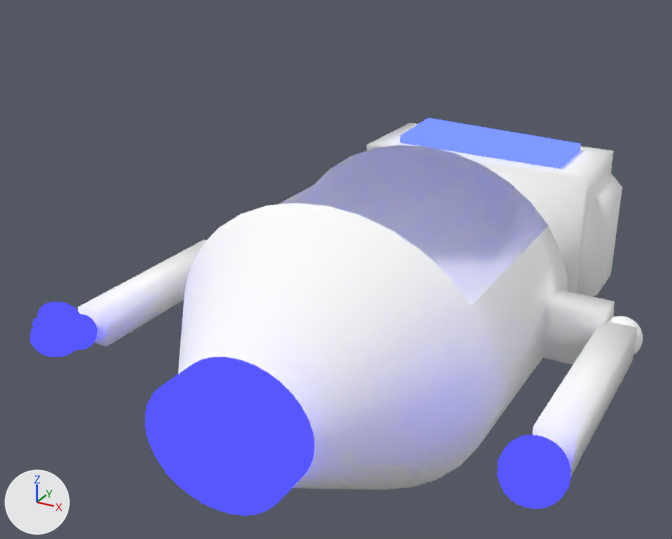
A saved change to the Blender file actividad_robots/ActividadRobotsUnity/Assets/Models/Robots/robot.blend.
Both versions are drawn from a 50 mm camera at (4.63, -8.72, 5.15) aimed at (-0.68, 0.94, 0.33). The lights are fixed; the arrows at lower left show +X, +Y and +Z.

Before the edit, the objects in view are built like this:
```python
me_cylinder = bpy.data.meshes.new('Cylinder')
me_cylinder.from_pydata(...)  # 3263 vertices, 3131 faces; spans x -1.54..1.56, y -1.0..1.0, z -1.48..3.25
me_cylinder.polygons.foreach_set('use_smooth', [True] * 3131)
# faces by material slot: [1323, 1801, 7]
me_cylinder.materials.append(mat_metal)  # white #ffffff
me_cylinder.materials.append(mat_material_002)  # blue #2625ff
me_cylinder.materials.append(mat_pantalla)  # dark blue #283272
ob_body = bpy.data.objects.new('Body', me_cylinder)
ob_body.location = (0.0, 0.0, 0.0)
ob_body.rotation_euler = (-1.578, 0.0, 0.0)  # degrees (-90, 0, 0)
ob_body.scale = (2.03, 1.77, 1.85)
```
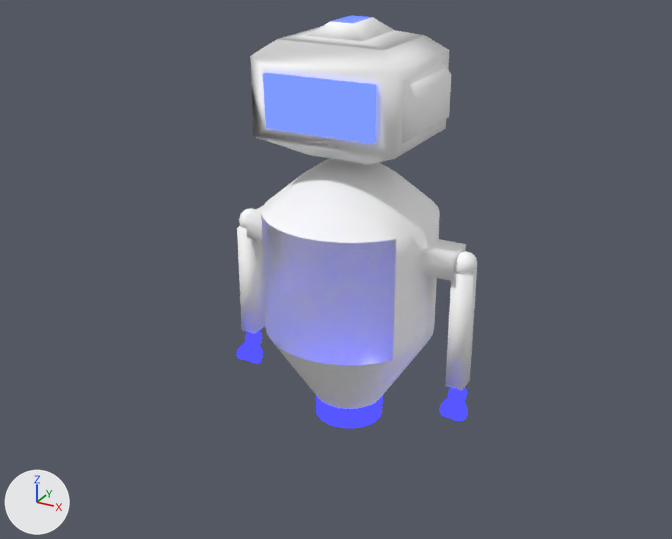
Where the newer file only moved an object's origin or applied its transform, the numbers keep the older frame.

Pixel boxes (x1, y1, x2, y2) of what changed, in the pictures (672 x 539 px; the box of a moved part takes in the faces that stretch with it):
'Body', reshaped (61% narrower): before (30, 118, 643, 515); after (237, 16, 477, 428)
part 1 of me_cylinder, moved or reshaped: before (178, 145, 614, 490); after (246, 159, 466, 409)
part 2 of me_cylinder, moved or reshaped: before (145, 357, 315, 515); after (316, 395, 382, 428)
part 3 of me_cylinder, moved or reshaped: before (367, 123, 622, 297); after (250, 16, 451, 165)
part 4 of me_cylinder, moved or reshaped: before (30, 302, 85, 357); after (237, 343, 263, 363)
part 5 of me_cylinder, moved or reshaped: before (61, 314, 97, 350); after (245, 331, 262, 345)
part 6 of me_cylinder, moved or reshaped: before (78, 240, 207, 347); after (237, 226, 265, 334)
part 7 of me_cylinder, moved or reshaped (not visible before): after (239, 208, 255, 229)
part 8 of me_cylinder, moved or reshaped (not visible afterwards): before (523, 451, 556, 488)
part 9 of me_cylinder, moved or reshaped: before (498, 445, 570, 502); after (441, 398, 467, 416)
part 10 of me_cylinder, moved or reshaped (not visible afterwards): before (522, 458, 559, 489)
part 11 of me_cylinder, moved or reshaped: before (498, 456, 566, 508); after (451, 416, 467, 421)
part 12 of me_cylinder, moved or reshaped: before (503, 435, 571, 487); after (439, 399, 467, 419)
part 13 of me_cylinder, moved or reshaped: before (525, 450, 559, 473); after (448, 388, 467, 401)
part 14 of me_cylinder, moved or reshaped: before (532, 321, 637, 476); after (445, 269, 477, 391)
part 15 of me_cylinder, moved or reshaped: before (608, 316, 643, 355); after (454, 252, 477, 275)
part 16 of me_cylinder, deleted (blue): before (400, 118, 581, 168)
part 17 of me_cylinder, added (blue): after (263, 16, 376, 144)

The change, as a list of edits to the scene's bpy script:
```text
Change me_cylinder:
    used by ob_body; location = (0.0, 0.0, 0.0); rotation_euler = (-1.578, 0.0, 0.0), in degrees (-90, 0, 0); scale = (2.03, 1.77, 1.85)
    remove me_cylinder.from_pydata(...)  # 3263 vertices, 3131 faces; spans x -1.54..1.56, y -1.0..1.0, z -1.48..3.25
    add me_cylinder.from_pydata(...)  # 3263 vertices, 3131 faces; spans x -0.75..0.77, y -2.06..0.61, z -0.53..0.56
    me_cylinder part 1: the loose piece of 268 vertices spanning x -1.31..1.33, y -1.0..1.0, z -1.21..1.67 is multiplied about its middle by the matrix ((0.492, 0.0, 0.0), (0.0, -0.004, -0.565), (0.0, 0.542, -0.004)), then moved by (-0.01, -0.36, -0.22)
    me_cylinder part 2: the loose piece of 64 vertices spanning x -0.41..0.41, y -0.41..0.41, z -1.48..-1.21 is multiplied about its middle by the matrix ((0.492, 0.0, 0.0), (0.0, -0.004, -0.565), (0.0, 0.542, -0.004)), then moved by (0.0, 0.53, 1.37)
    me_cylinder part 3: the loose piece of 68 vertices spanning x -0.98..0.97, y -0.7..0.65, z 1.81..3.25 is multiplied about its middle by the matrix ((0.492, 0.0, 0.0), (0.0, -0.004, -0.565), (0.0, 0.542, -0.004)), then moved by (0.0, -1.63, -2.54)
    me_cylinder part 4: the loose piece of 367 vertices spanning x -1.54..-1.22, y -0.29..0.07, z -1.18..-0.85 is turned 90 degrees about the x axis through its middle and scaled by 0.524, then moved by (0.7, 0.45, 0.97)
    me_cylinder part 5: the loose piece of 482 vertices spanning x -1.49..-1.28, y -0.12..0.12, z -0.95..-0.72 is turned 90.2 degrees about the x axis through its middle and scaled by 0.538, then moved by (0.7, 0.25, 0.85)
    me_cylinder part 6: the loose piece of 8 vertices spanning x -1.49..-1.3, y -0.1..0.15, z -0.7..0.69 is turned 90.4 degrees about the x axis through its middle and scaled by 0.563, then moved by (0.71, -0.25, 0.03)
    me_cylinder part 7: the loose piece of 482 vertices spanning x -1.52..-1.27, y -0.11..0.18, z 0.63..0.91 is turned 90.4 degrees about the x axis through its middle and scaled by 0.537, then moved by (0.71, -0.7, -0.74)
    me_cylinder part 8: the loose piece of 75 vertices spanning x 1.33..1.48, y -0.12..0.03, z -0.95..-0.85 is turned 89.5 degrees about the x axis through its middle and scaled by 0.528, then moved by (-0.71, 0.33, 0.89)
    me_cylinder part 9: the loose piece of 153 vertices spanning x 1.25..1.56, y -0.18..0.07, z -1.07..-0.85 is turned 90.5 degrees about the x axis through its middle and scaled by 0.51, then moved by (-0.71, 0.37, 0.95)
    me_cylinder part 10: the loose piece of 266 vertices spanning x 1.3..1.51, y -0.08..0.12, z -0.94..-0.72 is turned 90.4 degrees about the x axis through its middle and scaled by 0.533, then moved by (-0.71, 0.22, 0.86)
    me_cylinder part 11: the loose piece of 109 vertices spanning x 1.25..1.56, y -0.15..0.07, z -1.17..-1.01 is turned 90.4 degrees about the x axis through its middle and scaled by 0.511, then moved by (-0.71, 0.43, 1.09)
    me_cylinder part 12: the loose piece of 135 vertices spanning x 1.25..1.56, y -0.29..-0.07, z -1.05..-0.85 is turned 90.6 degrees about the x axis through its middle and scaled by 0.514, then moved by (-0.72, 0.49, 0.87)
    me_cylinder part 13: the loose piece of 204 vertices spanning x 1.3..1.51, y -0.12..0.03, z -0.9..-0.72 is turned 90.7 degrees about the x axis through its middle and scaled by 0.526, then moved by (-0.71, 0.28, 0.8)
    me_cylinder part 14: the loose piece of 8 vertices spanning x 1.3..1.5, y -0.15..0.1, z -0.69..0.7 is turned 90.4 degrees about the x axis through its middle and scaled by 0.563, then moved by (-0.71, -0.21, 0.0)
    me_cylinder part 15: the loose piece of 482 vertices spanning x 1.28..1.53, y -0.15..0.13, z 0.64..0.92 is turned 90.4 degrees about the x axis through its middle and scaled by 0.537, then moved by (-0.72, -0.66, -0.77)
    me_cylinder part 16: the loose piece of 8 vertices spanning x -0.62..0.62, y -0.76..-0.65, z 2.18..2.76 is deleted
    me_cylinder part 17: 12 vertices added at x -0.31..0.31, y -2.06..-1.46, z -0.41..0.13
```
